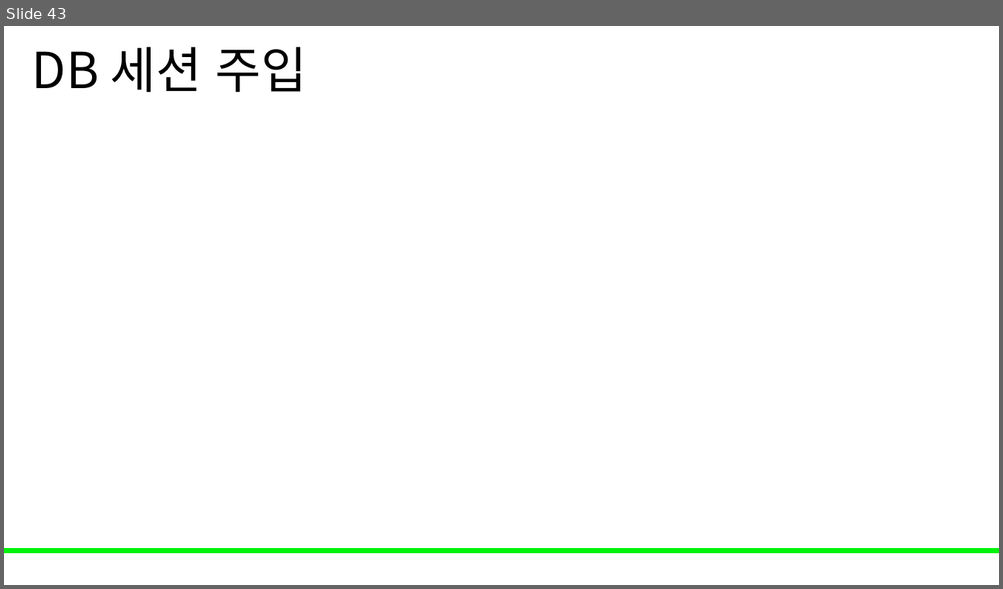
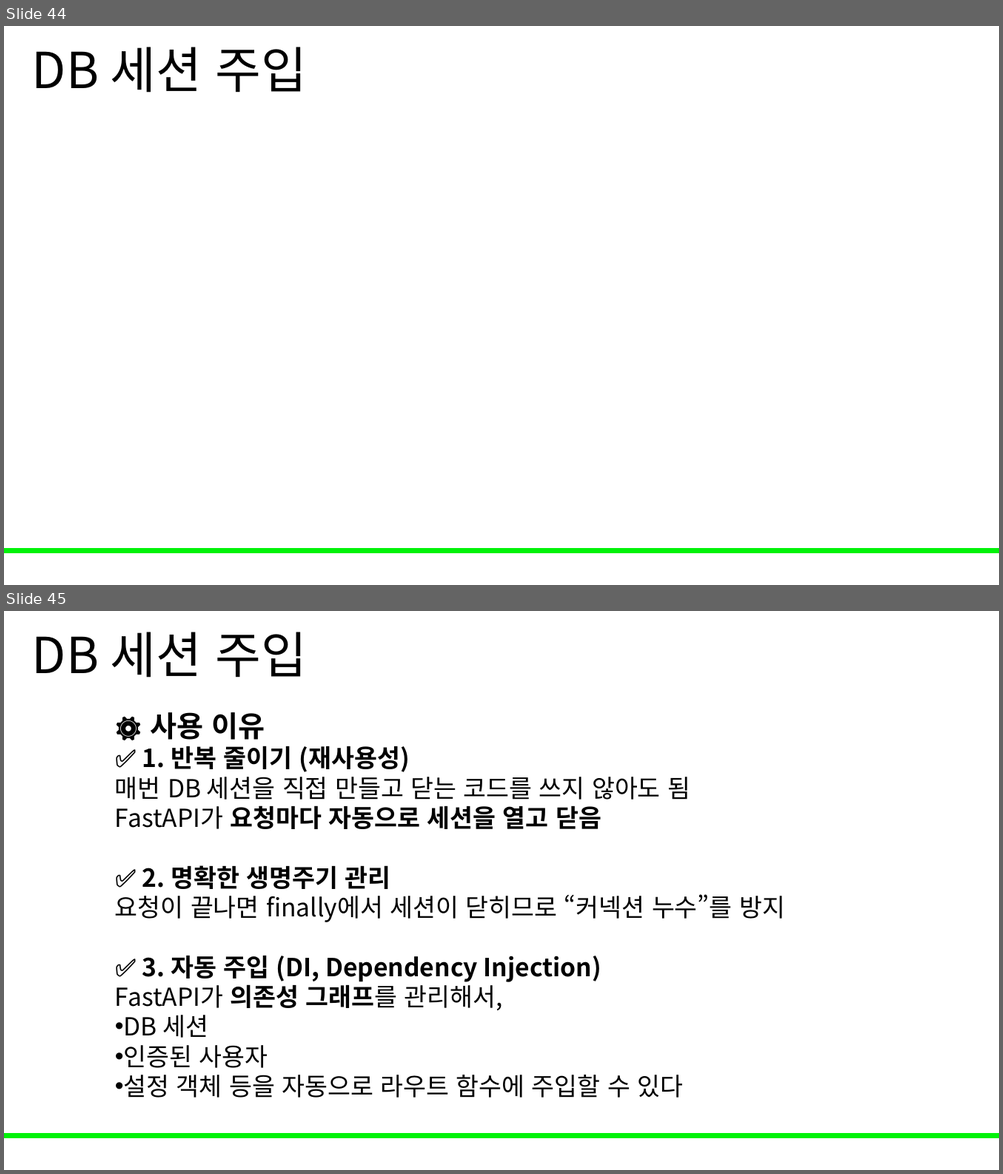
Before and after one commit to Leader-Lesson/KDT_RE_3rd, a slide deck: material/DB/08_파이썬과함께쓰기.pptx. Shown one above the other, each under a label of ours: slide 43 before the commit, slides 44 and 45 after it. The pictures are 1003x589 and 1003x1174 pixels, drawn with LibreOffice and Linux fonts; fonts in the diff are those of the drawing; background and template pictures are left out. Boxes give left, top, right and bottom in pixels: in the first picture for what was removed or moved away, otherwise in the second. Text is boxed around its words. In the diff, an @@ line names an element or a change of style, - is before the commit and + after.

```diff
--- a/material/DB/08_파이썬과함께쓰기.pptx
+++ b/material/DB/08_파이썬과함께쓰기.pptx
@@ slide 45 added at bbox=[4, 611, 999, 1170], background #FFFFFF; not listed: 1 template element that a slide beside it also shows @@
@@ title added at bbox=[32, 632, 307, 678], 48 pt, text #000000 @@
+DB 세션 주입
@@ text added at bbox=[115, 712, 785, 1098], 24 pt, text #000000 @@
+⚙️ 사용 이유
+✅ 1. 반복 줄이기 (재사용성)
+매번 DB 세션을 직접 만들고 닫는 코드를 쓰지 않아도 됨
+FastAPI가 요청마다 자동으로 세션을 열고 닫음
+✅ 2. 명확한 생명주기 관리
+요청이 끝나면 finally에서 세션이 닫히므로 “커넥션 누수”를 방지
+✅ 3. 자동 주입 (DI, Dependency Injection)
+FastAPI가 의존성 그래프를 관리해서,
+• DB 세션
+• 인증된 사용자
+• 설정 객체 등을 자동으로 라우트 함수에 주입할 수 있다
@@ what was slide 43 is now slide 44 @@
```
Also in this commit, not shown: 1 slide changed, 1 other slide added.
